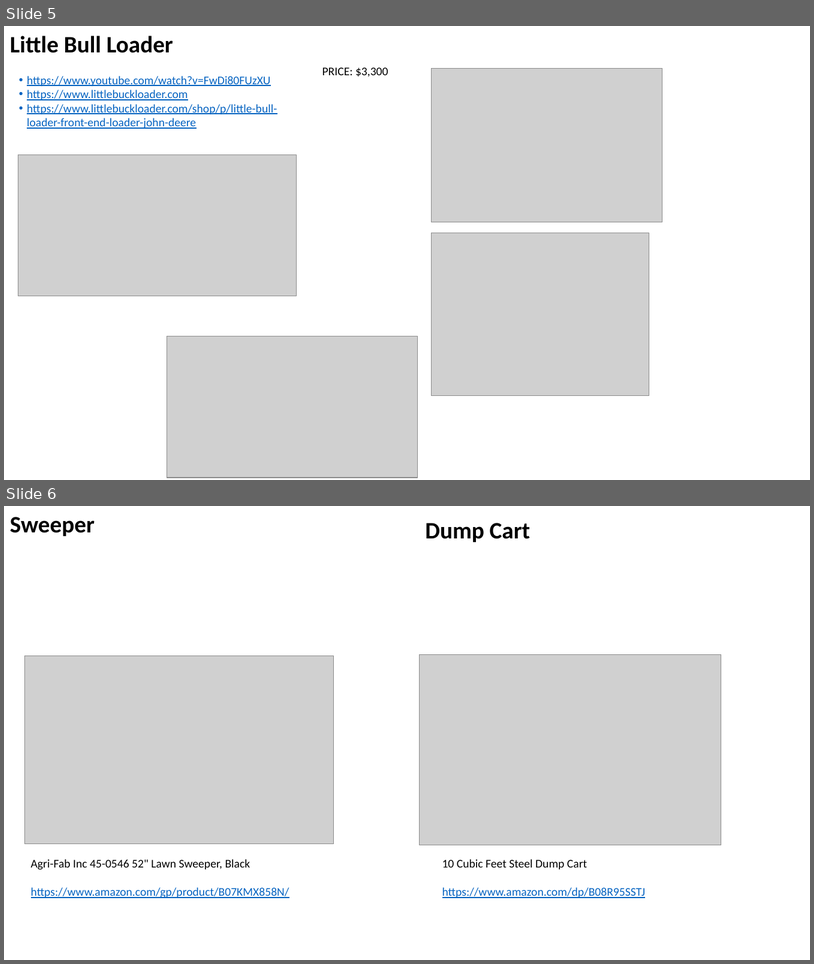
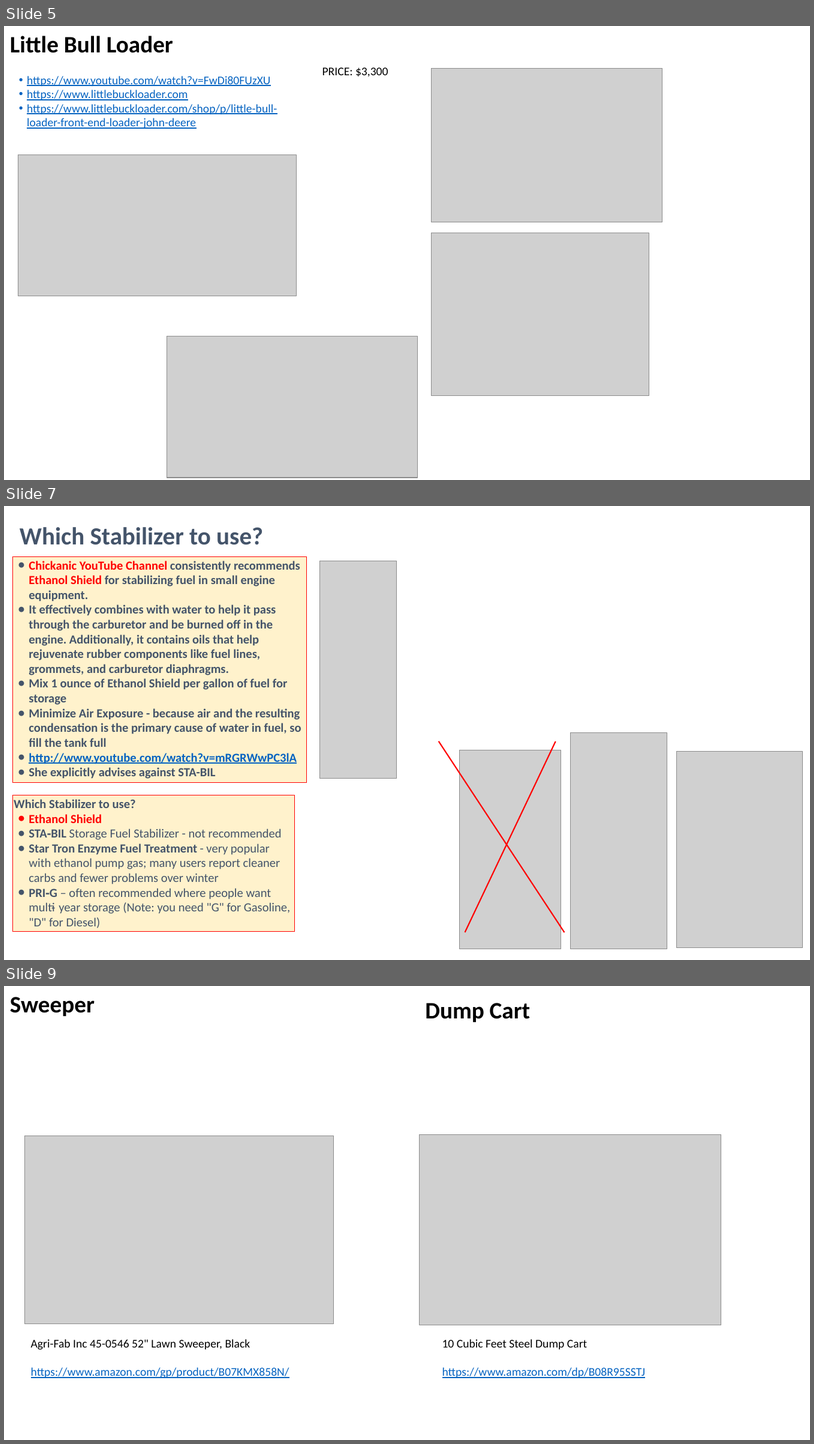
Before and after one commit to lselector/misc_farm, a slide deck: tractor_jd_425.pptx. Shown one above the other, each under a label of ours: slides 5 and 6 before the commit, slides 5, 7 and 9 after it; the slides between them are not shown. The pictures are 814x964 and 814x1444 pixels, drawn with LibreOffice and Linux fonts; fonts in the diff are those of the drawing; grey boxes stand for pictures. Boxes give left, top, right and bottom in pixels: in the first picture for what was removed or moved away, otherwise in the second. Text is boxed around its words. In the diff, an @@ line names an element or a change of style, - is before the commit and + after.

```diff
--- a/tractor_jd_425.pptx
+++ b/tractor_jd_425.pptx
@@ slide 7 added at [4, 506, 810, 960], background #FFFFFF @@
@@ text added at [20, 527, 263, 545], 29.3 pt, text #44546A, bold @@
+Which Stabilizer to use?
@@ rectangle added at [13, 557, 306, 783], fill #FFF2CC, outline #FF0000 0.75 pt, 14.7 pt, text #44546A, bold @@
+● Chickanic YouTube Channel consistently recommends Ethanol Shield for stabilizing fuel in small engine equipment.
+● It effectively combines with water to help it pass through the carburetor and be burned off in the engine. Additionally, it contains oils that help rejuvenate rubber components like fuel lines, grommets, and carburetor diaphragms.
+● Mix 1 ounce of Ethanol Shield per gallon of fuel for storage
+● Minimize Air Exposure - because air and the resulting condensation is the primary cause of water in fuel, so fill the tank full
+● http://www.youtube.com/watch?v=mRGRWwPC3lA
+● She explicitly advises against STA-BIL
@@ picture added at [320, 561, 397, 778] @@
@@ picture added at [571, 733, 668, 949] @@
@@ line added from (439, 741) to (565, 932), #FF0000 1.5 pt @@
@@ picture added at [459, 750, 561, 949] @@
@@ line added from (556, 741) to (465, 932), #FF0000 1.5 pt @@
@@ picture added at [677, 751, 803, 948] @@
@@ rectangle added at [13, 795, 295, 931], fill #FFF2CC, outline #FF0000 0.75 pt, 14.7 pt, text #44546A @@
+Which Stabilizer to use?
+● Ethanol Shield
+● STA‑BIL Storage Fuel Stabilizer - not recommended
+● Star Tron Enzyme Fuel Treatment - very popular with ethanol pump gas; many users report cleaner carbs and fewer problems over winter
+● PRI‑G – often recommended where people want multi‑year storage (Note: you need "G" for Gasoline, "D" for Diesel)
@@ what was slide 6 is now slide 9 @@
```
Also in this commit, not shown: 2 other slides added.
